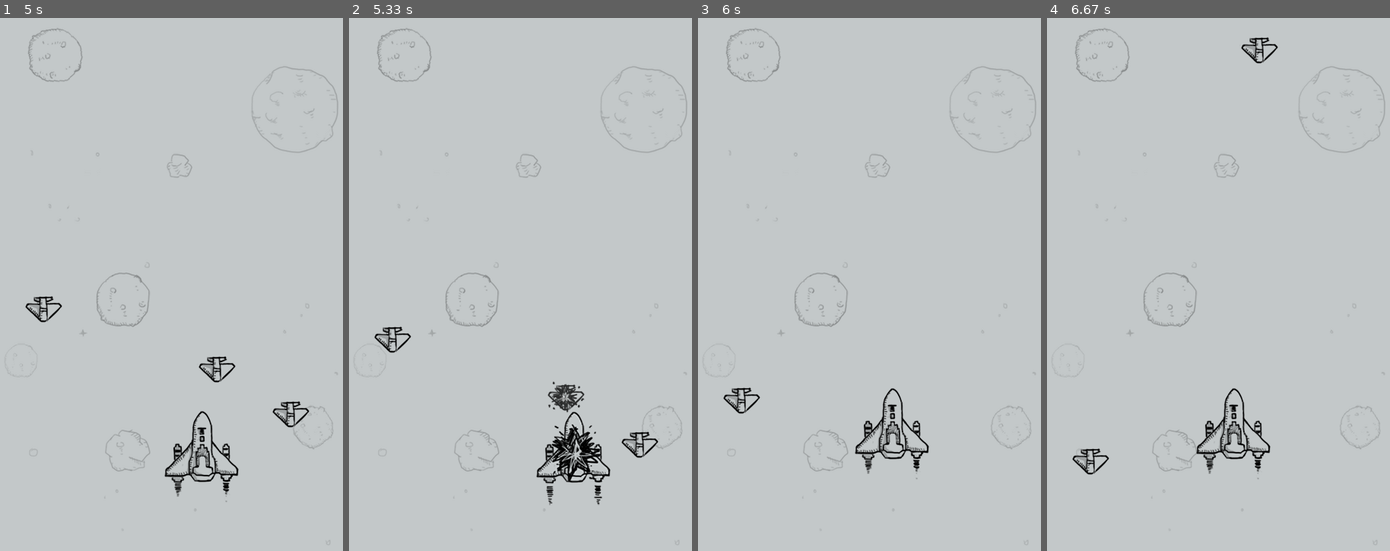
Above: before the commit, frames 1-4 (left to right).
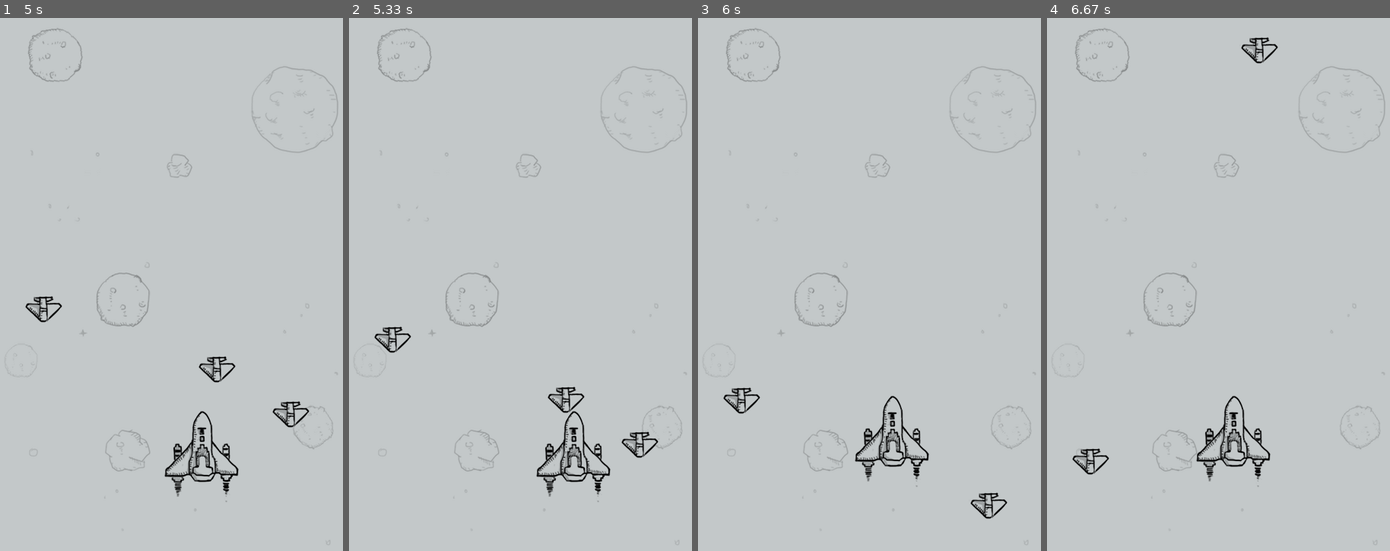
Above: after the commit, the same moments.

Repository: yuyi1266173/AircraftWar_PyGame
Game: pygame game, started from main.py
The game is run twice, just before and just after one commit, with the same random seed, the same clock (stepped at 60 frames per second) and the same inputs.
Inputs:
- Up to frame 1 (5 s): hold Right 0.33-0.8 s; hold Up 0.83-1.13 s; hold Right 1.17-1.63 s; hold Left 1.67-2.2 s; hold Down 2.23-2.53 s; hold Left 2.57-2.97 s; hold Up 3-3.37 s; hold Right 3.4-4.03 s; hold Down 4.07-4.43 s; hold Left 4.47-4.93 s; hold Right from 4.97 s (still down)
- Up to frame 2 (5.33 s): keep holding Right
- Up to frame 3 (6 s): release Right at 5.43 s; hold Up 5.47-5.77 s; hold Right from 5.8 s (still down)
- Up to frame 4 (6.67 s): release Right at 6.27 s; hold Left from 6.3 s (still down)

Frame 1 is identical in both runs. In frame 2, 1.5% of the frame differs, in the area x 54-77%, y 68-92%; in frame 3, 1.5%, in the area x 45-91%, y 69-94%; in frame 4, 1.3%.

Commit message:
modify for plane Collision detection(mask)

Diff:
--- a/enemy.py
+++ b/enemy.py
@@ -18,6 +18,7 @@
 		self.speed = 2
 		self.active = True
 		self.destroy_times = 0
+		self.mask = pygame.mask.from_surface(self.image)
 
 		self.destroy_images = []
 		self.destroy_images.extend( [\
@@ -63,6 +64,7 @@
 		self.speed = 1
 		self.active = True
 		self.destroy_times = 0
+		self.mask = pygame.mask.from_surface(self.image)
 
 		self.destroy_images = []
 		self.destroy_images.extend( [\
@@ -109,6 +111,7 @@
 		self.speed = 1
 		self.active = True
 		self.destroy_times = 0
+		self.mask = pygame.mask.from_surface(self.image1)
 
 		self.destroy_images = []
 		self.destroy_images.extend( [\
--- a/main.py
+++ b/main.py
@@ -88,7 +88,8 @@
 				elif event.key == K_DOWN:
 					me.moveDown()
 
-		enemies_down = pygame.sprite.spritecollide(me, enemies, False)
+		#enemies_down = pygame.sprite.spritecollide(me, enemies, False)
+		enemies_down = pygame.sprite.spritecollide(me, enemies, False, pygame.sprite.collide_mask)
 
 		if enemies_down:
 			me.active = False
--- a/myplane.py
+++ b/myplane.py
@@ -15,6 +15,7 @@
 		self.speed = 10
 		self.active = True
 		self.destroy_times = 0
+		self.mask = pygame.mask.from_surface(self.image1)
 
 		self.destroy_images = []
 		self.destroy_images.extend( [\
